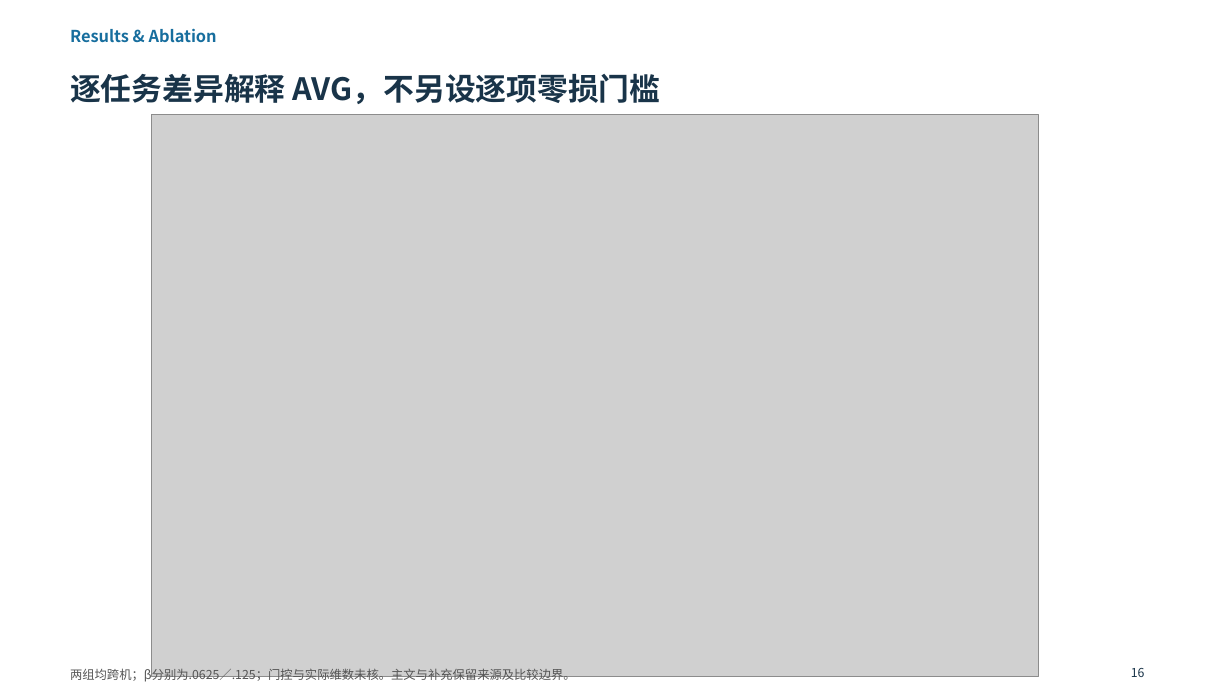
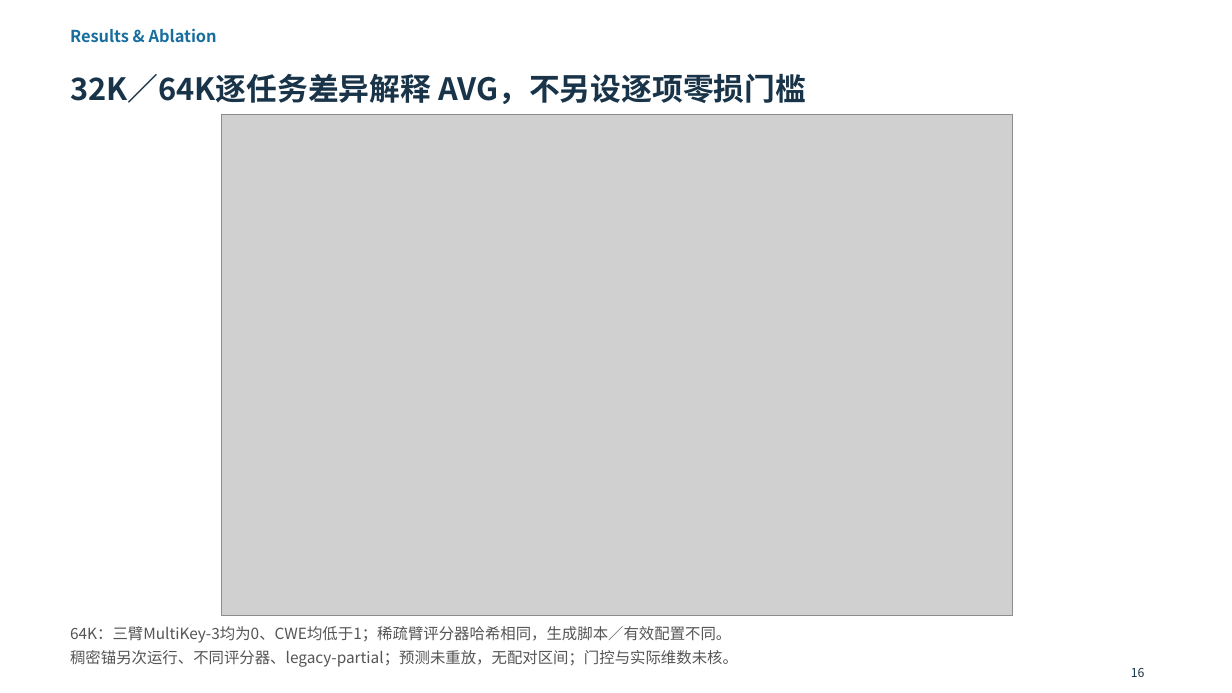
Before and after one commit to Chosen-David/two-level-attention, a slide deck: slide 16 of agent_doc/advice/dac_manuscript/presentation/TwoLevel_UserEdited_20261014.pptx. Drawn at 1232x693 pixels with LibreOffice and Linux fonts; fonts in the diff are those of the drawing; grey boxes stand for pictures. Boxes give left, top, right and bottom in pixels: in the first picture for what was removed or moved away, otherwise in the second. Text is boxed around its words. In the diff, an @@ line names an element or a change of style, - is before the commit and + after.

Commit message:
docs: align 64K comparison provenance and presentation evidence

```diff
--- a/agent_doc/advice/dac_manuscript/presentation/TwoLevel_UserEdited_20261014.pptx
+++ b/agent_doc/advice/dac_manuscript/presentation/TwoLevel_UserEdited_20261014.pptx
@@ text at <box>70,74,806,104</box>: text changed @@
-逐任务差异解释 AVG，不另设逐项零损门槛
+32K／64K逐任务差异解释 AVG，不另设逐项零损门槛
@@ picture: place and size @@
-picture at <box>152,115,1038,677</box>
+picture at <box>222,115,1013,616</box>
@@ text at <box>70,626,738,667</box>: text changed; size 12 to 15 pt @@
-两组均跨机；β分别为.0625／.125；门控与实际维数未核。主文与补充保留来源及比较边界。
+64K：三臂MultiKey-3均为0、CWE均低于1；稀疏臂评分器哈希相同，生成脚本／有效配置不同。
+稠密锚另次运行、不同评分器、legacy-partial；预测未重放，无配对区间；门控与实际维数未核。
```
Also in this commit, not shown: 1 other slide changed, 11 other files.
